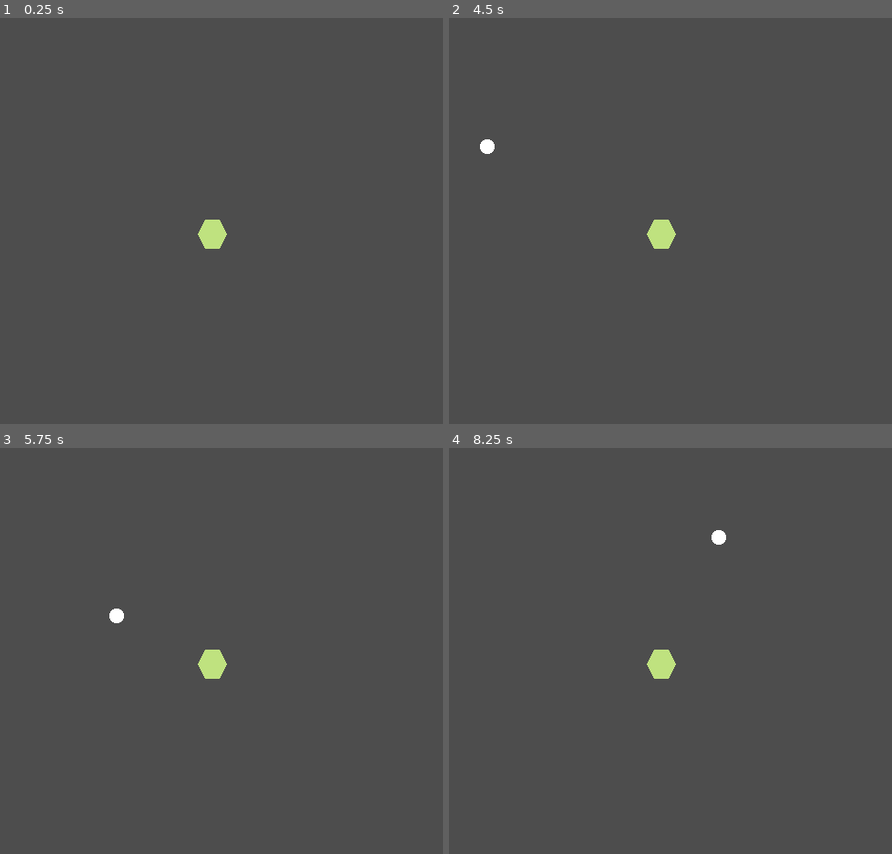
Above: before the commit, frames 1-4 (two rows, left to right).
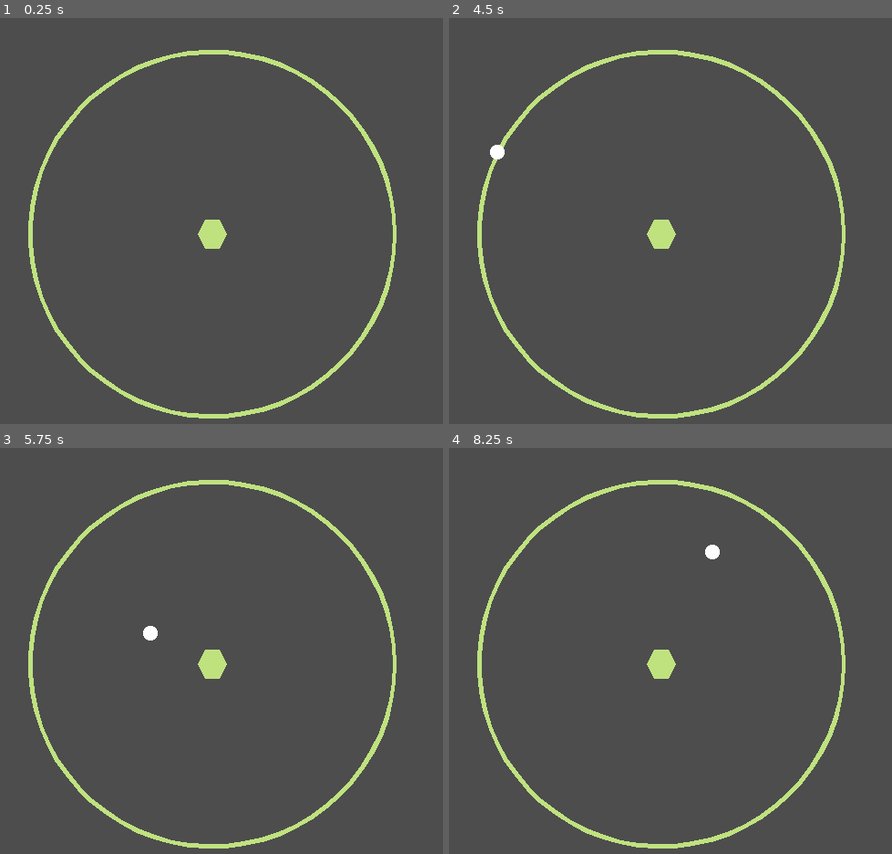
Above: after the commit, the same moments.

Repository: Enoxboo/Last-Stand
Game: Godot game, scene res://Level/main_scene.tscn
Two runs of this game, one before a commit and one after it. Both use one fixed random seed, a clock stepped at 60 frames per second and the inputs below.
Inputs (mouse positions are in pixels of both pictures, inside the frame that each line leads up to):
- Up to frame 1 (0.25 s): no input
- Up to frame 2 (4.5 s): tap Enter at 0.5, 2.75, 4.25 s; move the mouse to (790, 204) at 0.52 s; press the mouse at (790, 204) at 0.53 s; hold D (move_right) 0.53-1.28 s; move the mouse to (546, 261) at 1.27 s; release the mouse at (546, 261) at 1.28 s; hold A (move_left) 1.28-2.03 s; click (546, 261) at 1.35 s; tap Space at 2, 3.5 s; move the mouse to (719, 107) at 2.02 s; press the mouse at (719, 107) at 2.03 s; hold D (move_right) 2.03-3.53 s; move the mouse to (630, 350) at 2.77 s; release the mouse at (630, 350) at 2.78 s; click (630, 350) at 2.85 s; move the mouse to (834, 322) at 3.52 s; press the mouse at (834, 322) at 3.53 s; hold A (move_left) from 3.53 s (still down); move the mouse to (484, 147) at 4.27 s; release the mouse at (484, 147) at 4.28 s; click (484, 147) at 4.35 s
- Up to frame 3 (5.75 s): keep holding A (move_left); move the mouse to (243, 663) at 5.02 s; press the mouse at (243, 663) at 5.03 s
- Up to frame 4 (8.25 s): move the mouse to (573, 517) at 5.77 s; release A (move_left) at 5.78 s; release the mouse at (573, 517) at 5.78 s; hold D (move_right) 5.78-8.03 s; click (573, 517) at 5.85 s; tap Space at 6.5 s; move the mouse to (790, 634) at 6.52 s; press the mouse at (790, 634) at 6.53 s; move the mouse to (546, 691) at 7.27 s; release the mouse at (546, 691) at 7.28 s; click (546, 691) at 7.35 s; move the mouse to (719, 537) at 8.02 s; press the mouse at (719, 537) at 8.03 s; hold A (move_left) from 8.03 s (still down)

The runs differ from the first frame. In frame 1, 2.8% of the frame differs, in the area x 6-90%, y 7-99%; in frame 2, 3.0%; in frame 3, 3.0%; in frame 4, 3.0%.

Commit message:
feat: add main objective

Diff:
--- a/Level/main_scene.tscn
+++ b/Level/main_scene.tscn
@@ -2,6 +2,9 @@
 
 [ext_resource type="PackedScene" uid="uid://c87us0qrdld4q" path="res://Soldier/soldier.tscn" id="1_0t7q3"]
 [ext_resource type="Script" uid="uid://50e38uvw1yfu" path="res://Level/main_scene.gd" id="1_smnat"]
+
+[sub_resource type="CircleShape2D" id="CircleShape2D_vbplb"]
+radius = 236.23
 
 [node name="MainScene" type="Node2D" unique_id=1150491153 node_paths=PackedStringArray("soldier")]
 script = ExtResource("1_smnat")
@@ -15,4 +18,12 @@
 wait_time = 3.0
 one_shot = true
 
+[node name="SpawnLimit" type="Area2D" parent="." unique_id=1499834110]
+
+[node name="CollisionShape2D" type="CollisionShape2D" parent="SpawnLimit" unique_id=1098783107]
+light_mask = 0
+visibility_layer = 0
+shape = SubResource("CircleShape2D_vbplb")
+debug_color = Color(0.57917845, 0.5527362, 0, 0.41960785)
+
 [connection signal="timeout" from="SpawnTimer" to="." method="_on_spawn_timer_timeout"]
--- a/Monsters/monster.gd
+++ b/Monsters/monster.gd
@@ -6,16 +6,21 @@
 var data: MonsterData
 var soldier: Soldier
 var current_hp: int
-
+var direction: Vector2
+var is_retreating = false
+var speed: float
 
 func _ready() -> void:
+	speed = data.speed
 	current_hp = data.hp_max
 	sprite_2d.texture = data.sprite
 
 
-func _process(delta: float) -> void:
-	var direction = (soldier.global_position - global_position).normalized()
-	velocity += data.speed * direction * delta
+func _process(_delta: float) -> void:
+	if not is_retreating:
+		direction = (soldier.global_position - global_position).normalized()
+
+	velocity = speed * direction
 	move_and_slide()
 
 
@@ -24,3 +29,22 @@
 
 	if current_hp <= 0:
 		queue_free()
+
+
+func _on_hitbox_area_entered(area: Area2D) -> void:
+	area.get_parent().take_damage(data.damage)
+	retreat_on_hit()
+
+func retreat_on_hit() -> void:
+	is_retreating = true
+	var retreat_time: float = 0.5
+	var initial_speed: float = data.speed
+	var retreat_speed: float = 10
+	speed = retreat_speed
+	direction = - direction
+
+	await get_tree().create_timer(retreat_time).timeout
+
+	data.speed = initial_speed
+	direction = - direction
+	is_retreating = false
--- a/Monsters/monster.tscn
+++ b/Monsters/monster.tscn
@@ -21,3 +21,12 @@
 
 [node name="CollisionShape2D" type="CollisionShape2D" parent="Hurtbox" unique_id=801051508]
 shape = SubResource("CircleShape2D_ms3m7")
+
+[node name="Hitbox" type="Area2D" parent="." unique_id=179899477]
+collision_layer = 32
+collision_mask = 2
+
+[node name="CollisionShape2D" type="CollisionShape2D" parent="Hitbox" unique_id=1407634156]
+shape = SubResource("CircleShape2D_ms3m7")
+
+[connection signal="area_entered" from="Hitbox" to="." method="_on_hitbox_area_entered"]
--- a/Monsters/monster_data.gd
+++ b/Monsters/monster_data.gd
@@ -2,6 +2,7 @@
 
 class_name MonsterData
 
+@export var sprite: Texture2D
 @export var speed: float = 200.0
 @export var hp_max: int = 2
-@export var sprite: Texture2D
+@export var damage: int = 1
--- a/Projectiles/projectile.gd
+++ b/Projectiles/projectile.gd
@@ -17,3 +17,4 @@
 
 func _on_area_entered(area: Area2D) -> void:
 	area.get_parent().take_damage(damage)
+	queue_free()
--- a/Soldier/soldier.gd
+++ b/Soldier/soldier.gd
@@ -5,9 +5,19 @@
 @onready var detection_area: Area2D = $DetectionArea
 var projectile_speed: float = 1000
 var projectile_damage: int = 1
+var max_hp: int = 5
+var current_hp: int
 
 
-func _process(delta: float) -> void:
+func _ready() -> void:
+	current_hp = max_hp
+
+
+func _draw():
+	draw_arc(Vector2.ZERO, 200, 0, TAU, 64, Color(0.749, 0.886, 0.498, 1.0), 5)
+
+
+func _process(_delta: float) -> void:
 	if detection_area.get_overlapping_areas():
 		print(detection_area.get_overlapping_areas())
 
@@ -27,4 +37,14 @@
 			closest_distance = distance
 			closest_monster = monster
 
+	if not closest_monster:
+		return
+
 	ProjectileUtils.throw_projectile(self, closest_monster, projectile_speed, projectile_damage)
+
+
+func take_damage(damage) -> void:
+	current_hp -= damage
+
+	if current_hp <= 0:
+		print("game over")
--- a/Soldier/soldier.tscn
+++ b/Soldier/soldier.tscn
@@ -18,7 +18,7 @@
 
 [node name="Hurtbox" type="Area2D" parent="." unique_id=1220659691]
 collision_layer = 2
-collision_mask = 0
+collision_mask = 32
 
 [node name="CollisionPolygon2D" type="CollisionPolygon2D" parent="Hurtbox" unique_id=1067848000]
 polygon = PackedVector2Array(-8, -16, 8, -16, 16, -1, 16, 1, 8, 16, -8, 16, -16, 1, -16, -1)
Binary file changed: Projectiles/projectile.png
